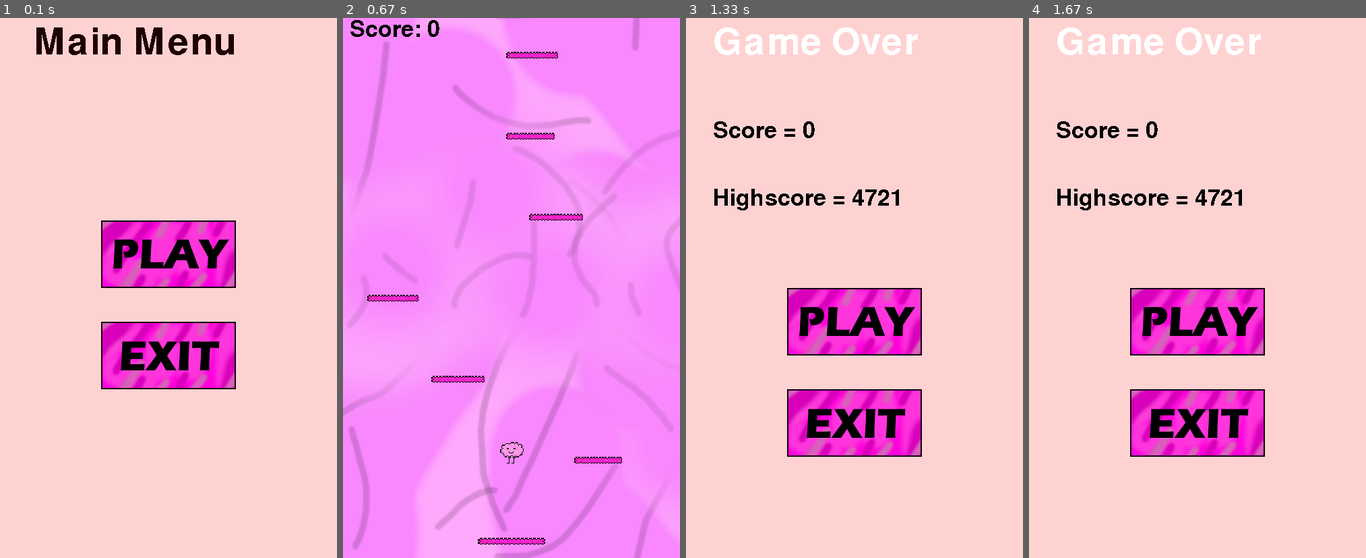
Above: before the commit, frames 1-4 (left to right).
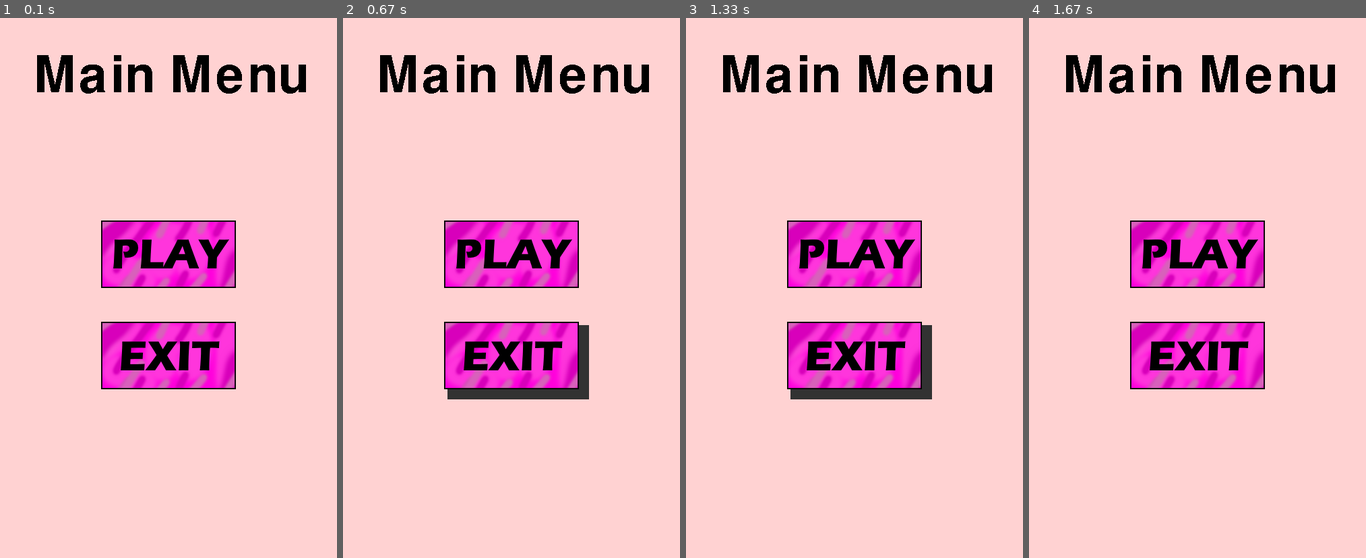
Above: after the commit, the same moments.

Repository: rico-0989903/WP1-BrainmanJump
Game: pygame game, started from game.py
The game is run twice, just before and just after one commit, with the same random seed, the same clock (stepped at 60 frames per second) and the same inputs.
Inputs (mouse positions are in pixels of both pictures, inside the frame that each line leads up to):
- Up to frame 1 (0.1 s): no input
- Up to frame 2 (0.67 s): press the mouse at (511, 255) at 0.37 s; move the mouse to (508, 298) at 0.47 s; release the mouse at (508, 347) at 0.6 s
- Up to frame 3 (1.33 s): hold A 0.67-1.2 s; move the mouse to (783, 82) at 0.7 s; press the mouse at (854, 320) at 1.27 s
- Up to frame 4 (1.67 s): move the mouse to (1251, 369) at 1.37 s; release the mouse at (1305, 417) at 1.5 s

The runs differ from the first frame. In frame 1, 3.7% of the frame differs, in the area x 10-91%, y 1-14%; in frame 2, 100%, in the area x 0-100%, y 0-100%; in frame 3, 22%; in frame 4, 21%.

Commit message:
Bug fix + button hover effect

Diff:
--- a/game.py
+++ b/game.py
@@ -64,9 +64,11 @@
 
         if self.rect.collidepoint(pos):
             if mouse_buttons[0] and self.clicked == False:
-                print("clicked")
                 self.clicked = True
                 action = True
+
+
+
         #draw buttons on screen
         screen.blit(self.image, (self.rect.x, self.rect.y))
 
@@ -98,9 +100,8 @@
         mouse_buttons = pygame.mouse.get_pressed()
 
         if self.rect.collidepoint(pos):
-            pygame.transform.scale(self.image, (210, 110))
+
             if mouse_buttons[0] and self.clicked == False:
-                print("clicked")
                 self.clicked = True
                 action = True
         #draw buttons on screen
@@ -108,13 +109,14 @@
 
         return action
 
+
 #buttons
 start_button = Button(SCREEN_WIDTH// 2 - 100, 300, start_img, (200, 100))
 exit_button = Button(SCREEN_WIDTH// 2 - 100, 450, exit_img, (200, 100))
 
 #main menu text
-menufont = pygame.font.SysFont('Comic Sans', 80)
-text = menufont.render('Main Menu', False, (30, 0, 0))
+menufont = pygame.font.SysFont('Eras Bold ETC', 110)
+text = menufont.render('Main Menu', False, (0, 0, 0))
 
 
 
@@ -244,6 +246,8 @@
         self.dy += self.vel_y
         self.rect.y += self.dy + scroll
 
+        self.mask = pygame.mask.from_surface(self.image)
+
         return scroll
 
 
@@ -252,7 +256,7 @@
 enemy_group = pygame.sprite.Group()
 
 # start platform
-platform = Platform(SCREEN_WIDTH // 2 - 50, SCREEN_HEIGT - 30, 100)
+platform = Platform(SCREEN_WIDTH // 2 - 50, SCREEN_HEIGT - 20, 100)
 platform_group.add(platform)
 
 # score
@@ -261,26 +265,22 @@
 
 
 #MAIN MENU DRAW
-screen.fill((255,210,210))
-screen.blit(text, (50, 10))
-start_button.draw()
-exit_button.draw()
+
 
 
 #GAME OVER MENU
 
 highscorefile = open("highscore.txt", 'r')
 strhighscore = highscorefile.read()
-print(strhighscore)
 highscore = int(strhighscore)
 highscorefile.close()
 
 
 
 
-deathfont = pygame.font.SysFont('Comic Sans', 80)
-scorefont = pygame.font.SysFont('Comic Sans', 50)
-deathtext = deathfont.render('Game Over', False, (255, 255, 255))
+deathfont = pygame.font.SysFont('Eras Bold ETC', 110)
+scorefont = pygame.font.SysFont('Eras Demi ETC', 60)
+deathtext = deathfont.render('Game Over', False, (0, 0, 0))
 
 PLAYER_MADE = False
 # game loop
@@ -290,11 +290,19 @@
 
 while run:
     clock.tick(FPS)
-
-#GAME ITSELF
+    if MAIN_MENU == True:
+        screen.fill((255,210,210))
+        screen.blit(text, (50, 50))
+        pos = pygame.mouse.get_pos()
+        if start_button.rect.collidepoint(pos):
+            pygame.draw.rect(screen, (50, 50, 50), pygame.Rect(SCREEN_WIDTH// 2 - 95, 305, 210, 110))
+        start_button.draw()
+        if exit_button.rect.collidepoint(pos):
+            pygame.draw.rect(screen, (50, 50, 50), pygame.Rect(SCREEN_WIDTH// 2 - 95, 455, 210, 110))
+        exit_button.draw()
+        #GAME ITSELF
     if MAIN_MENU == False and GAME_OVER == False:
         #checks player movement
-
         scroll = brainman.MoveCheck()
 
         # drawing
@@ -327,10 +335,12 @@
         score = score + scroll
         if brainman.rect.top > SCREEN_HEIGT + 50:
             GAME_OVER = True
-        for enemy in enemy_group:
-            if enemy.rect.colliderect(brainman.rect.x, brainman.rect.y, 35, 35):
-                pygame.time.wait(500)
-                GAME_OVER = True
+        if pygame.sprite.spritecollide(brainman, enemy_group, False):
+            if pygame.sprite.spritecollide(brainman, enemy_group, False, pygame.sprite.collide_mask):
+            #for enemy in enemy_group:
+            #   if enemy.rect.colliderect(brainman.rect.x, brainman.rect.y, 35, 35):
+                    pygame.time.wait(500)
+                    GAME_OVER = True
         if score > 2000:
             enemy_group.update(scroll)
             enemy_group.draw(screen)
@@ -339,6 +349,7 @@
     #GAME OVER MENU
     if GAME_OVER == True:
 
+        enemy_group.empty()
         if score > highscore:
             highscore = int(score)
             print(highscore)
@@ -349,10 +360,15 @@
         scoretext = scorefont.render(f'Score = {int(score)}', False, (0, 0, 0))
         highscoretext = scorefont.render(f'Highscore = {highscore}', False, (0, 0, 0))
         screen.fill((255,210,210))
-        screen.blit(deathtext, (40, 10))
-        screen.blit(scoretext, (40, 150))
-        screen.blit(highscoretext, (40, 250))
+        screen.blit(deathtext, (40, 40))
+        screen.blit(scoretext, (40, 180))
+        screen.blit(highscoretext, (40, 280))
+        pos = pygame.mouse.get_pos()
+        if deathstart_button.rect.collidepoint(pos):
+            pygame.draw.rect(screen, (50, 50, 50), pygame.Rect(SCREEN_WIDTH// 2 - 95, 405, 210, 110))
         deathstart_button.draw()
+        if deathexit_button.rect.collidepoint(pos):
+            pygame.draw.rect(screen, (50, 50, 50), pygame.Rect(SCREEN_WIDTH// 2 - 95, 555, 210, 110))
         deathexit_button.draw()
 
     # events
@@ -370,18 +386,17 @@
             if deathstart_button.draw() == True:
                 highscorefile = open("highscore.txt", 'r')
                 strhighscore = highscorefile.read()
-                print(strhighscore)
                 highscore = int(strhighscore)
                 highscorefile.close()
                 score = 0
                 scroll = 0
-                brainman.rect.center = (SCREEN_WIDTH // 2, SCREEN_HEIGT - 150)
+                brainman.dy = -20
                 platform_group.empty()
-                platform = Platform(SCREEN_WIDTH // 2 - 50, SCREEN_HEIGT - 30, 100)
+                platform = Platform(SCREEN_WIDTH // 2 - 50, SCREEN_HEIGT - 20, 100)
                 platform_group.add(platform)
-
+                brainman.rect.center = (SCREEN_WIDTH // 2, SCREEN_HEIGT - 120)
                 GAME_OVER = False
-                pygame.time.wait(500)
+
             if deathexit_button.draw() == True:
                 run = False
 
